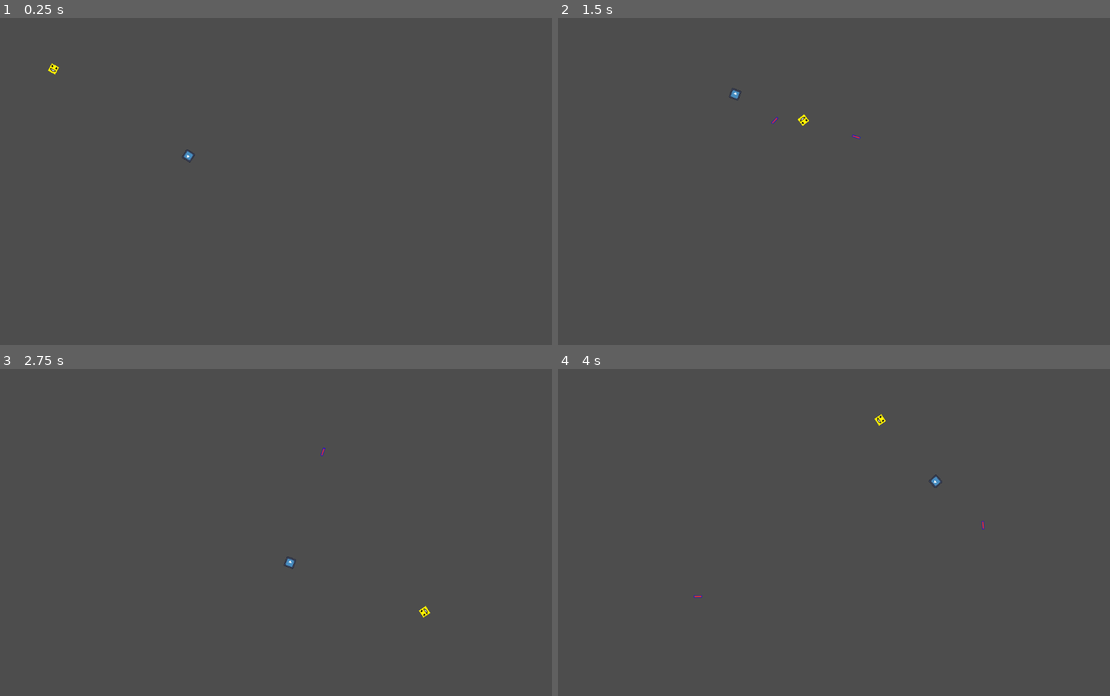
Above: before the commit, frames 1-4 (two rows, left to right).
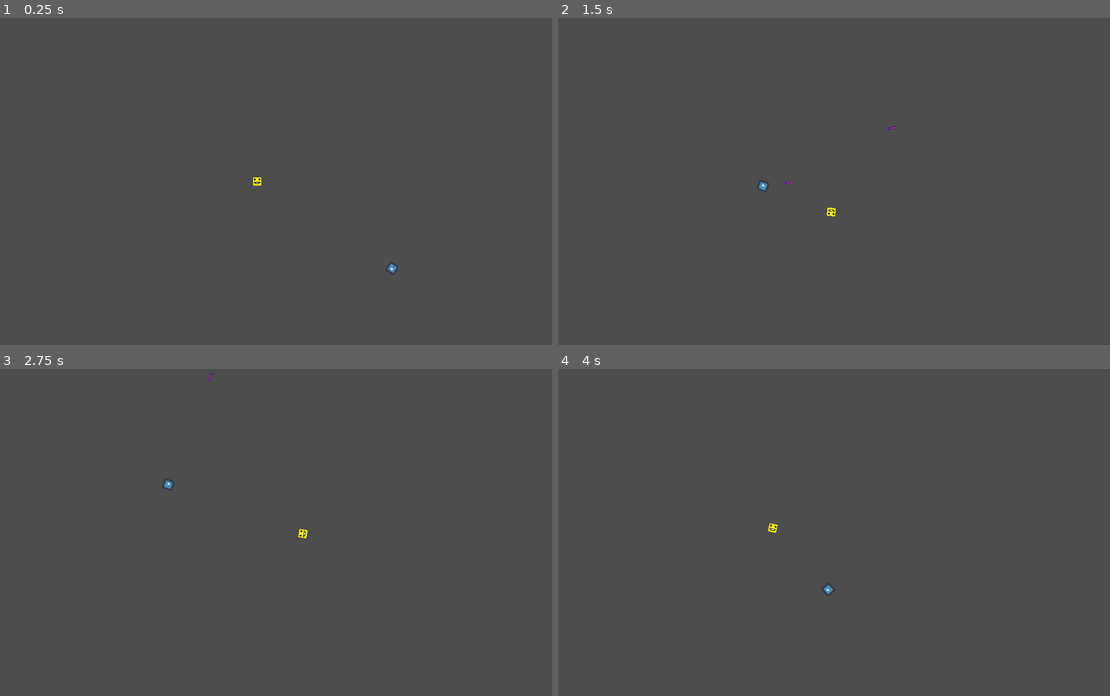
Above: after the commit, the same moments.

Repository: RadicalGG/ShooterGame
Game: Godot game, scene res://Scencs/map.tscn
The game is run twice, just before and just after one commit, with the same random seed, the same clock (stepped at 60 frames per second) and the same inputs. The engine's default icon, where the game draws it, is replaced by a stand-in: a white triangle on a blue panel in a dark square.
Inputs (mouse positions are in pixels of both pictures, inside the frame that each line leads up to):
- Up to frame 1 (0.25 s): no input
- Up to frame 2 (1.5 s): move the mouse to (944, 165) at 0.52 s; hold D (right) 0.53-1.28 s; tap Space (shoot) at 0.6, 1.35 s; move the mouse to (696, 197) at 1.27 s; hold S (down) from 1.28 s (still down)
- Up to frame 3 (2.75 s): tap Enter at 2 s; move the mouse to (314, 460) at 2.02 s; release S (down) at 2.03 s; hold D (right) from 2.03 s (still down); tap Space (shoot) at 2.1 s
- Up to frame 4 (4 s): move the mouse to (784, 597) at 2.77 s; release D (right) at 2.78 s; hold W (up) 2.78-3.53 s; tap Space (shoot) at 2.85, 3.6 s; move the mouse to (994, 581) at 3.52 s; hold A (left) from 3.53 s (still down)

The runs differ from the first frame. In frame 1, 0.2% of the frame differs, in the area x 8-73%, y 13-79%; in frame 2, 0.2%, in the area x 31-62%, y 21-61%; in frame 3, 0.2%; in frame 4, 0.2%.

Commit message:
camera and enemy

Diff:
--- a/shooterproject/Scencs/bullet.tscn
+++ b/shooterproject/Scencs/bullet.tscn
@@ -4,14 +4,13 @@
 [ext_resource type="Texture2D" uid="uid://c57h0qvg1ieoo" path="res://Sprites/projectile.png" id="1_011cp"]
 
 [sub_resource type="RectangleShape2D" id="RectangleShape2D_jf07p"]
-size = Vector2(15, 4)
+size = Vector2(18, 6)
 
-[node name="Area2D" type="Area2D"]
+[node name="bullet" type="Area2D"]
 position = Vector2(34, 32)
 script = ExtResource("1_0oiah")
 
 [node name="CollisionShape2D" type="CollisionShape2D" parent="."]
-position = Vector2(0.5, 0)
 shape = SubResource("RectangleShape2D_jf07p")
 
 [node name="Sprite2D" type="Sprite2D" parent="."]
--- a/shooterproject/Scencs/enemy.tscn
+++ b/shooterproject/Scencs/enemy.tscn
@@ -6,7 +6,7 @@
 [sub_resource type="RectangleShape2D" id="RectangleShape2D_7xaro"]
 
 [sub_resource type="RectangleShape2D" id="RectangleShape2D_7k104"]
-size = Vector2(22, 22)
+size = Vector2(24, 24)
 
 [node name="Enemy" type="CharacterBody2D"]
 position = Vector2(368, 185)
--- a/shooterproject/Scencs/map.tscn
+++ b/shooterproject/Scencs/map.tscn
@@ -29,6 +29,10 @@
 [node name="ShootPoint" type="Marker2D" parent="Player"]
 position = Vector2(23, 0)
 
+[node name="Camera2D" type="Camera2D" parent="Player"]
+position_smoothing_enabled = true
+rotation_smoothing_enabled = true
+
 [node name="Enemy" parent="." instance=ExtResource("3_n4se0")]
 position = Vector2(535, 334)
 
--- a/shooterproject/Scripts/enemy.gd
+++ b/shooterproject/Scripts/enemy.gd
@@ -13,6 +13,6 @@
 	move_and_collide(motion)
 
 
-func _on_area_2d_body_entered(body: Node2D) -> void:
+func _on_area_2d_body_entered(body):
 	if "bullet" in body.name:
 		queue_free()
--- a/shooterproject/Scripts/player.gd
+++ b/shooterproject/Scripts/player.gd
@@ -41,12 +41,12 @@
 	#bullet_instance.apply_impulse(Vector2(),Vector2(bullet_speed,0).rotated(rotation))
 	get_tree().get_root().call_deferred("add_child",bullet_instance)
 
-#unc kill():
-	#et_tree().reload_current_scene()
+func kill():
+	get_tree().reload_current_scene()
 
-#func _on_area_2d_body_entered(body: Node2D) -> void:
-#	if "enemy" in body.name:
-#		kill()
+func _on_area_2d_body_entered(body: Node2D) -> void:
+	if "Enemy" in body.name:
+		kill()
 
 func get_input():
 	var input_direction = Input.get_vector("left","right","up", "down" )
